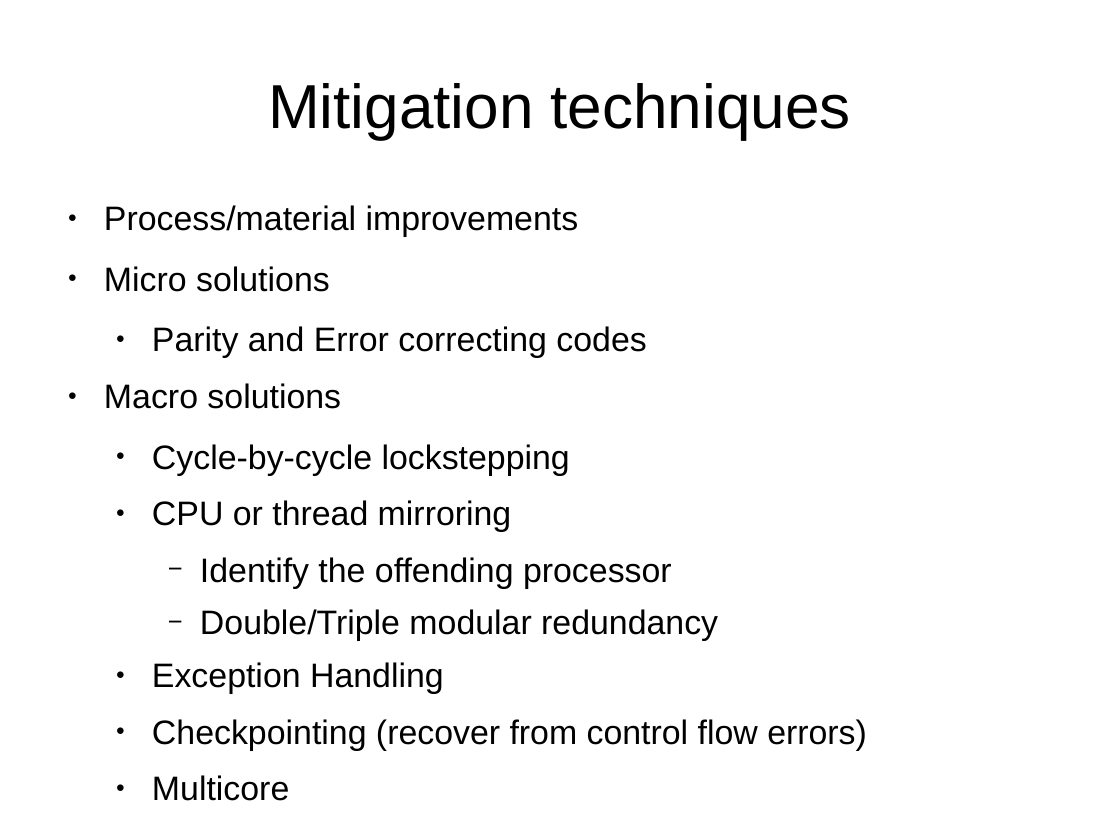
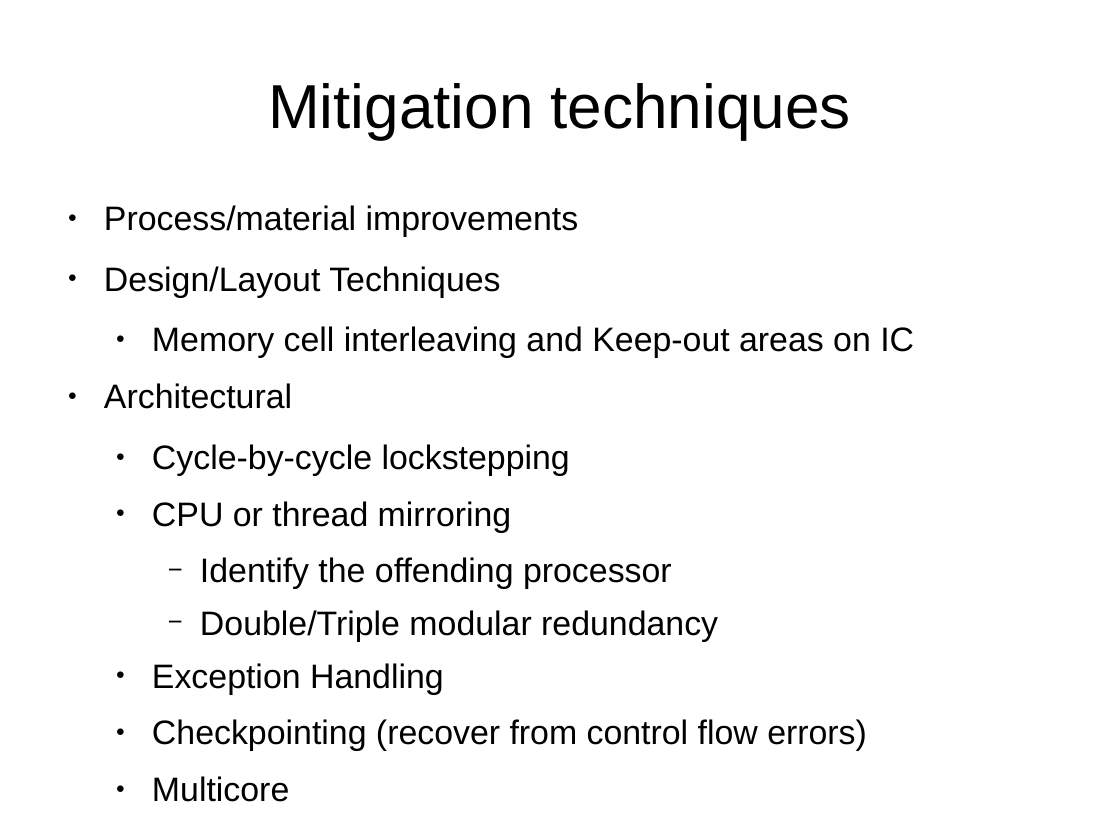
Before and after one commit to nandithaec/c-code-project, a slide deck: slide 7 of report/R&D_project.odp (slide 6 before the commit). Drawn at 1120x840 pixels with LibreOffice and Linux fonts; fonts in the diff are those of the drawing. Boxes give left, top, right and bottom in pixels: in the first picture for what was removed or moved away, otherwise in the second. Text is boxed around its words. In the diff, an @@ line names an element or a change of style, - is before the commit and + after.

```diff
--- a/report/R&D_project.odp
+++ b/report/R&D_project.odp
@@ text at <box>104,205,867,751</box>: size 24 to 24.1 pt in "Process/material improvements", "Cycle-by-cycle lockstepping", "CPU or thread mirroring", "Identify the offending processor" and 4 more places @@
@@ text at <box>104,266,914,409</box>: text changed; size 24 to 24.1 pt @@
-● Micro solutions
-  ● Parity and Error correcting codes
-● Macro solutions
+● Design/Layout Techniques
+  ● Memory cell interleaving and Keep-out areas on IC
+● Architectural
```
Also in this commit, not shown: 1 other slide changed, 1 slide added.
